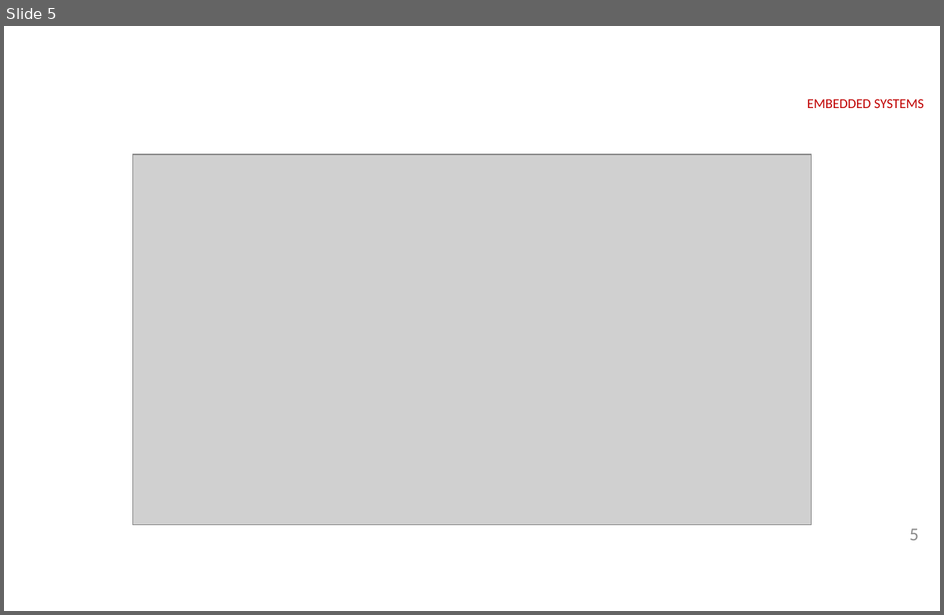
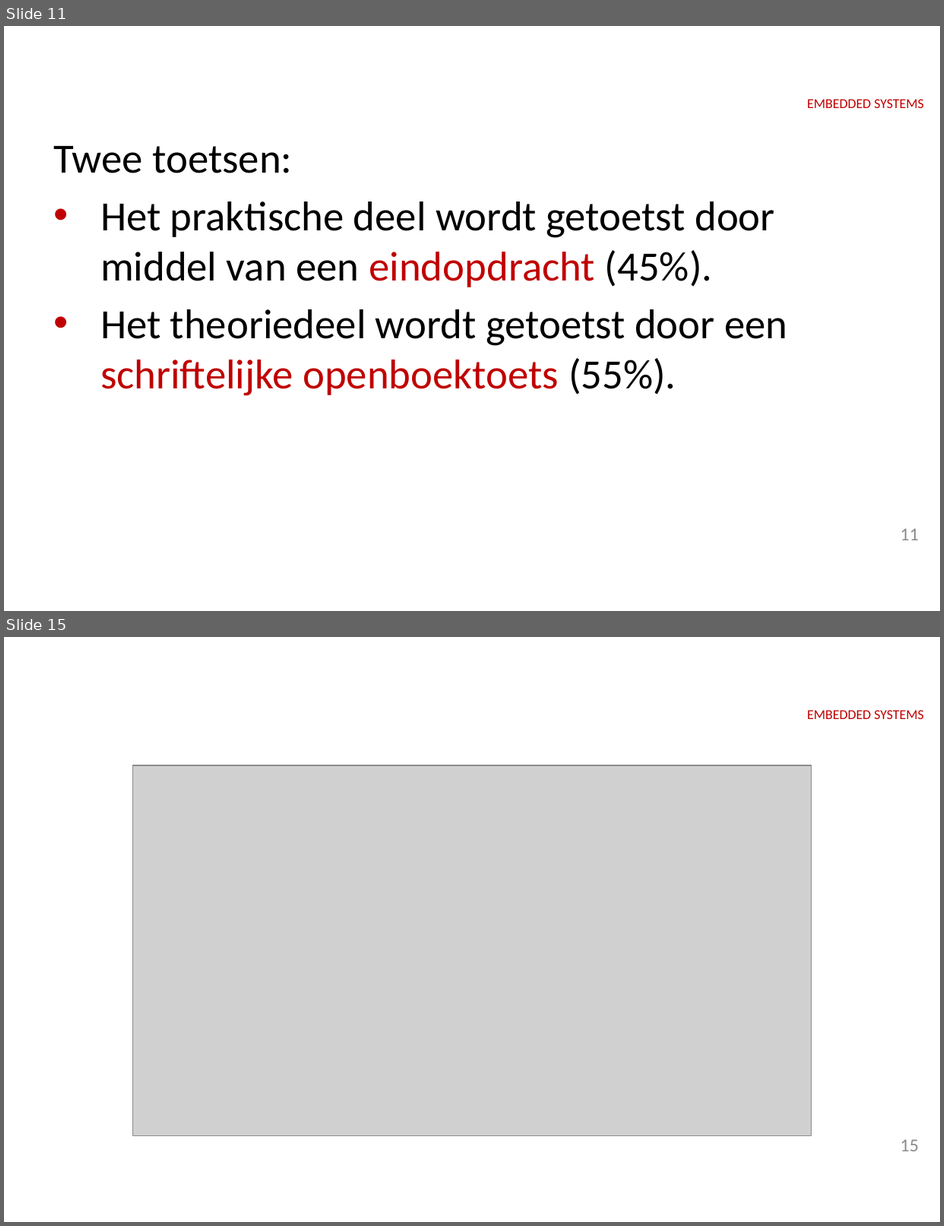
Before and after one commit to HR-ELEKTRO/ems2, a slide deck: Presentaties/EMS20_week1_theorie.pptx. Shown one above the other, each under a label of ours: slide 5 before the commit, slides 11 and 15 after it; the slides between them are not shown. The pictures are 944x615 and 944x1226 pixels, drawn with LibreOffice and Linux fonts; fonts in the diff are those of the drawing; grey boxes stand for pictures; background and template pictures are left out. Boxes give left, top, right and bottom in pixels: in the first picture for what was removed or moved away, otherwise in the second. Text is boxed around its words. In the diff, an @@ line names an element or a change of style, - is before the commit and + after.

Commit message:
Opzet theorie week 1

```diff
--- a/Presentaties/EMS20_week1_theorie.pptx
+++ b/Presentaties/EMS20_week1_theorie.pptx
@@ slide 11 added at box(4, 26, 940, 611), background #FFFFFF; not listed: 1 template element that a slide beside it also shows @@
@@ title added at box(44, 26, 899, 112), 40 pt, text #FFFFFF, bold @@
+Toetsing en beoordeling
@@ text added at box(53, 146, 788, 396), 32 pt, text #000000 @@
+Twee toetsen:
+• Het praktische deel wordt getoetst door middel van een eindopdracht (45%).
+• Het theoriedeel wordt getoetst door een schriftelijke openboektoets (55%).
@@ page number added at box(901, 528, 919, 541), 14 pt, text #8C8C8C @@
+11
@@ what was slide 5 is now slide 15 @@
@@ page number at box(901, 1139, 919, 1152): text changed @@
-5
+15
```
Also in this commit, not shown: 1 slide changed, 15 other slides added, 3 slides removed.
